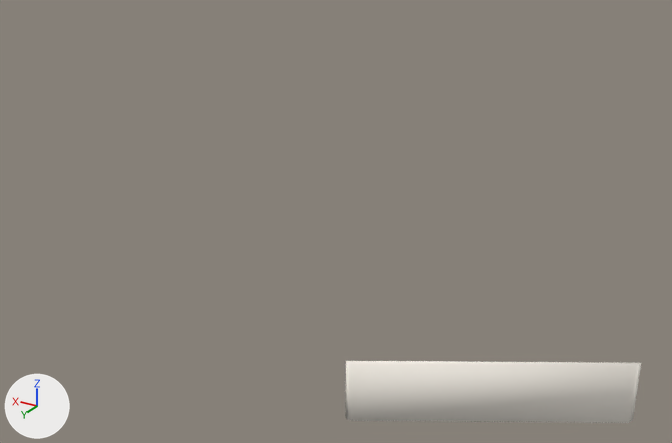
The FBX model Assets/Resources/Meshes/GroundFramePart.fbx: old version first, new version second.
One viewpoint serves both versions: a 50 mm lens placed at (2.0, -15.52, 2.57), pointed at (3.46, -17.94, 1.36). Every picture has the same lights, and +X, +Y and +Z are marked at lower left. Where no turn or scale is listed for an object, it has been applied to the vertices.

Names of what the first picture shows: 'GroundFramePart'.
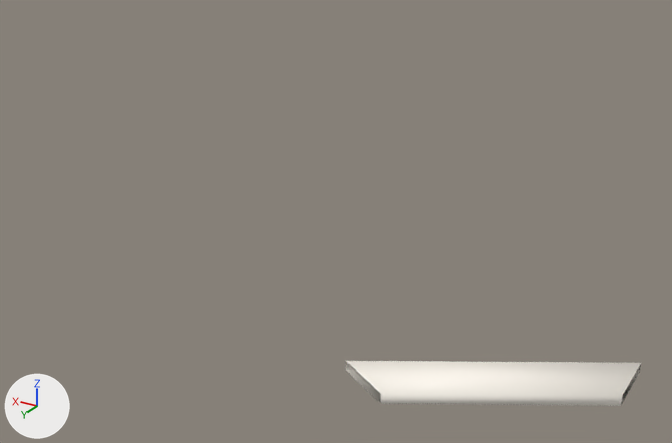
Pixel boxes (x1, y1, x2, y2) of what changed, in the pictures (672 x 443 px):
'GroundFramePart', reshaped: before (345, 361, 641, 423); after (346, 361, 641, 406)

Edits to the bpy script that builds the scene:
```text
Change me_cylinder_030:
    used by ob_groundframepart; location = (2.528, -17.413, 0.855)
    verts and faces of me_cylinder_030; kept vertices keep their numbers, new ones are numbered from 9
    before: 0 (0.88, -0.51, -0.24) at pixel (345, 418), 1 (0.88, -0.51, 0.0) at pixel (345, 360), 2 (-0.01, -1.02, 0.0) at pixel (641, 362), 3 (-0.01, -1.02, -0.24) at pixel (632, 420), 5 (0.86, -0.5, 0.0) at pixel (349, 362)
    before: 6 (0.86, -0.5, -0.24) at pixel (349, 420), 7 (0.0, -1.0, 0.0) at pixel (636, 365), 8 (0.0, -1.0, -0.24) at pixel (628, 422)
    remove me_cylinder_030.from_pydata(...)  # 9 vertices, 6 faces; spans x -0.01..1.74, y -1.02..-0.07, z -0.24..1.16
    add me_cylinder_030.from_pydata(...)  # 9 vertices, 4 faces; spans x 0.0..1.74, y -1.02..-0.07, z -0.04..1.16
    me_cylinder_030 part 1
    add delete_faces([(2, 3, 8, 7), (0, 1, 5, 6)])
    add verts[0] = (0.88, -0.51, -0.04)  # moved, pixel (345, 370)
    add verts[3] = (0.0, -1.02, -0.04)  # moved, pixel (639, 372)
    add verts[5] = (0.68, -0.39, 0.0)  # moved, pixel (380, 393)
    add verts[6] = (0.68, -0.39, -0.04)  # moved, pixel (380, 403)
    add verts[7] = (0.0, -0.79, 0.0)  # moved, pixel (622, 395)
    add verts[8] = (0.0, -0.78, -0.04)  # moved, pixel (621, 405)
```
